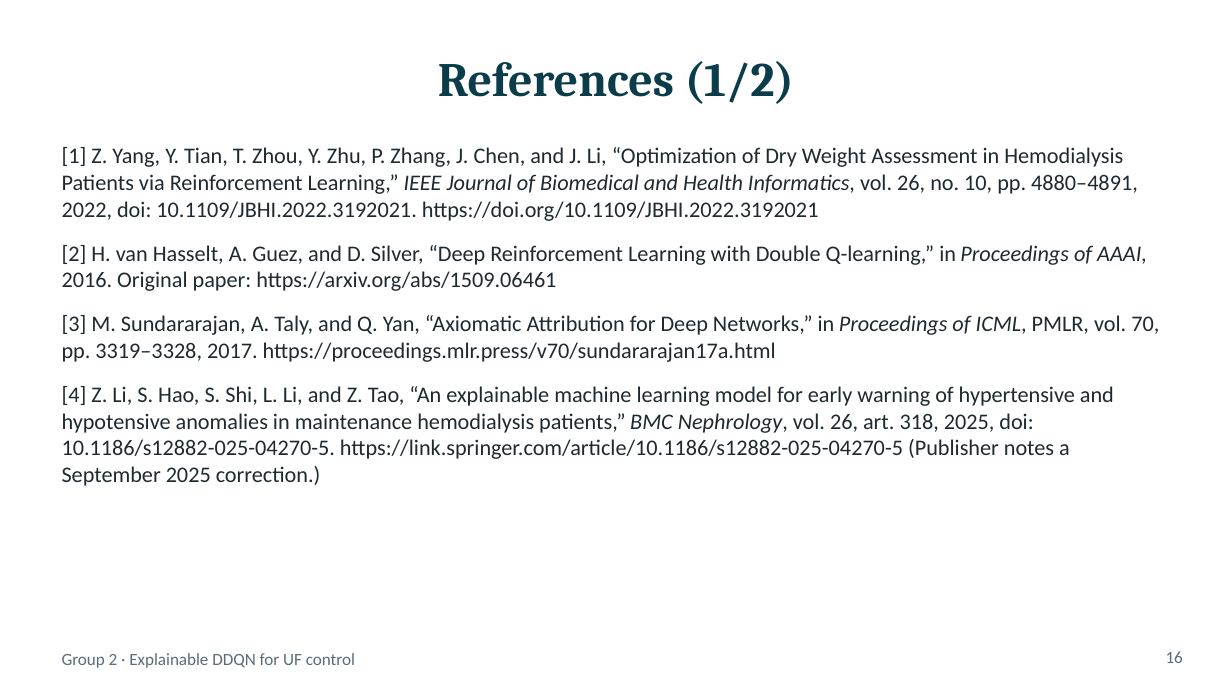
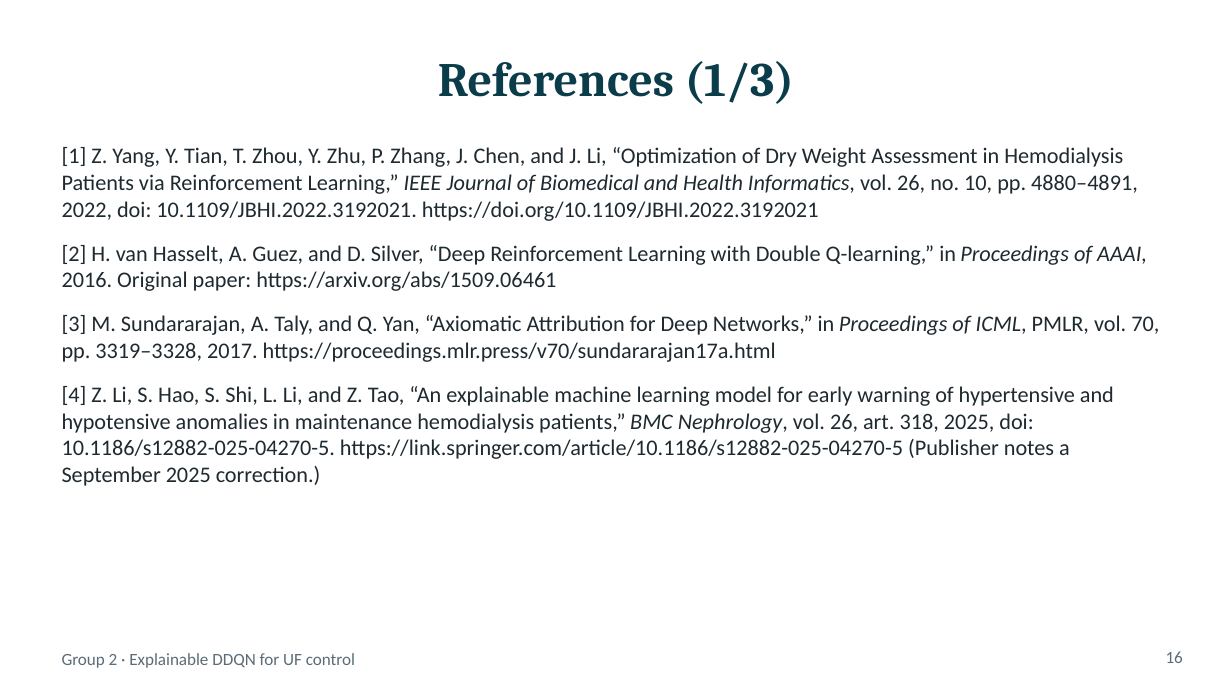
Before and after one commit to mr-h12/ckd-dialysis-ddqn-ig, a slide deck: slide 16 of slides/CKD_DDQN_IG.pptx. Drawn at 1232x693 pixels with LibreOffice and Linux fonts; fonts in the diff are those of the drawing. Boxes give left, top, right and bottom in pixels: in the first picture for what was removed or moved away, otherwise in the second. Text is boxed around its words. In the diff, an @@ line names an element or a change of style, - is before the commit and + after.

```diff
--- a/slides/CKD_DDQN_IG.pptx
+++ b/slides/CKD_DDQN_IG.pptx
@@ title at [438,61,795,104]: text changed @@
-References (1/2)
+References (1/3)
```
Also in this commit, not shown: 3 other slides changed, 1 slide added, 2 other files.
